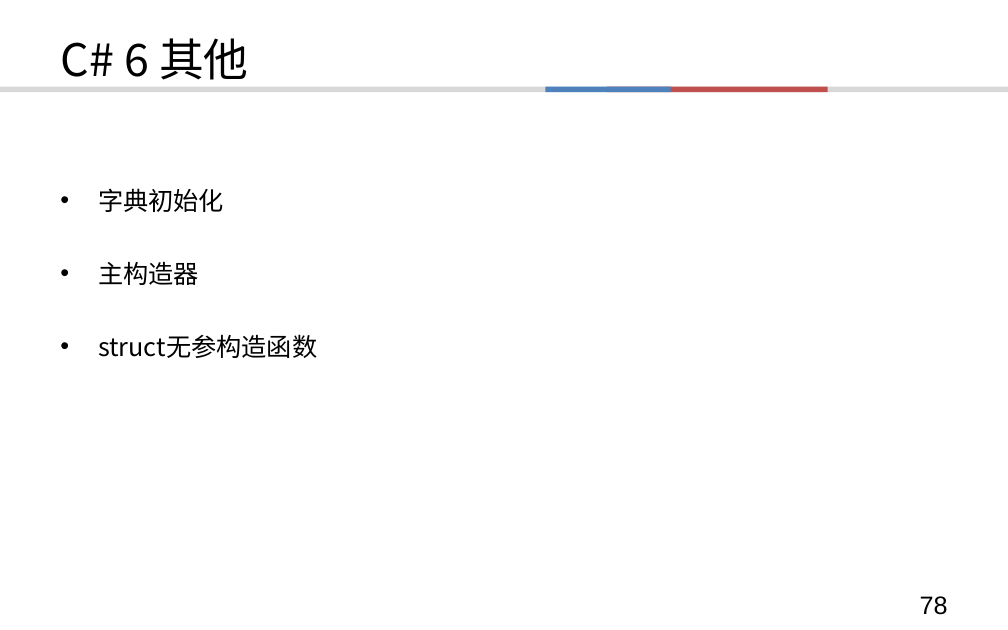
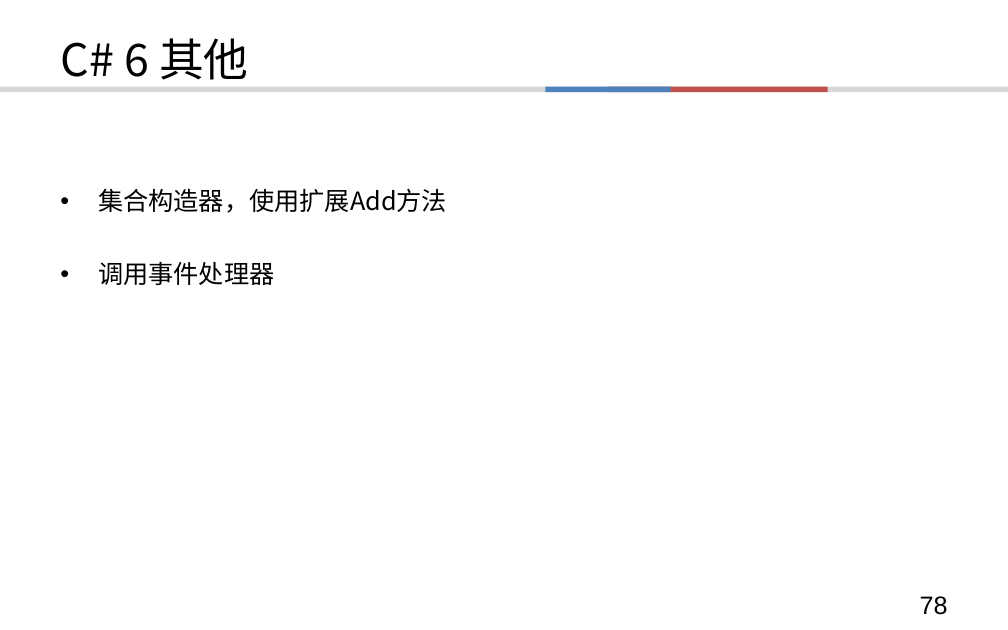
Before and after one commit to TerabyteX/lecture, a slide deck: slide 78 of C#/CsharpEvolution.ppt. Drawn at 1008x630 pixels with LibreOffice and Linux fonts; fonts in the diff are those of the drawing; background and template pictures are left out. Boxes give left, top, right and bottom in pixels: in the first picture for what was removed or moved away, otherwise in the second. Text is boxed around its words. In the diff, an @@ line names an element or a change of style, - is before the commit and + after.

Commit message:
modify

```diff
--- a/C#/CsharpEvolution.ppt
+++ b/C#/CsharpEvolution.ppt
@@ text at (98, 189, 447, 285): text changed @@
-• 字典初始化
-• 主构造器
-• struct无参构造函数
+• 集合构造器，使用扩展Add方法
+• 调用事件处理器
```
Also in this commit, not shown: 7 other slides changed.
